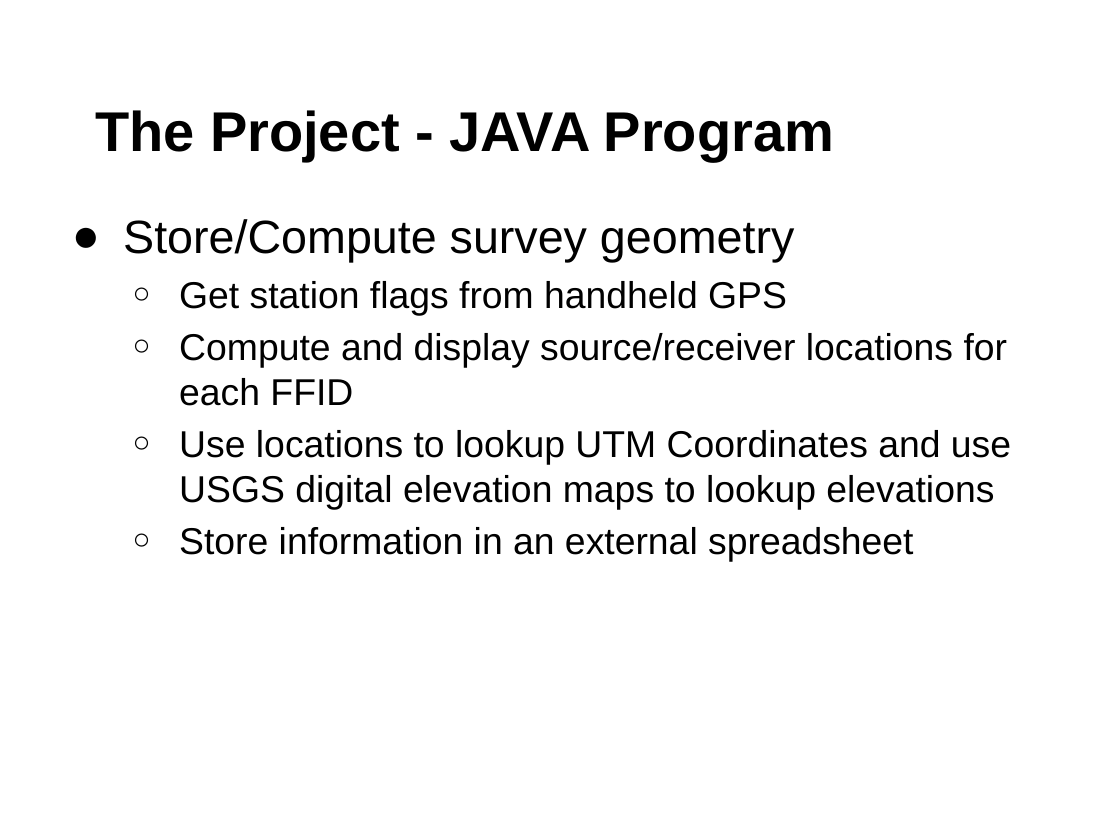
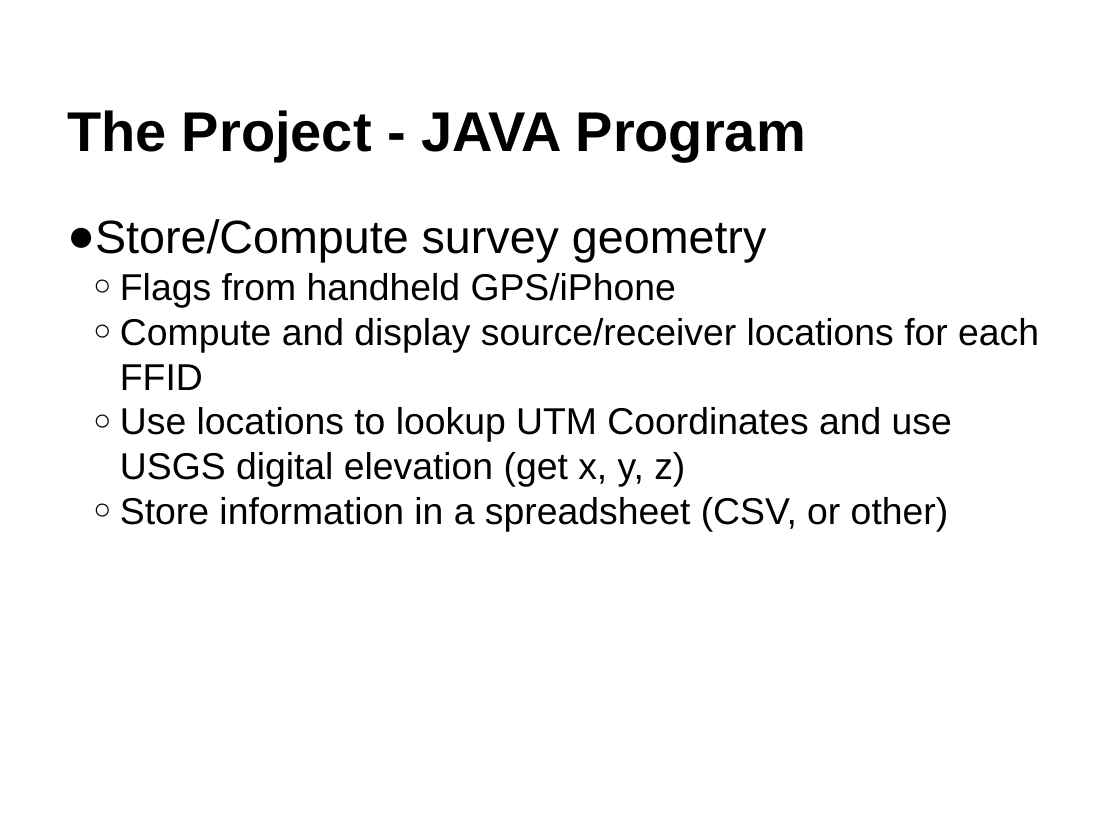
Before and after one commit to ckohnke/gp438, a slide deck: slide 3 of pres_1/Senior Design Pres 1.pptx. Drawn at 1120x840 pixels with LibreOffice and Linux fonts; fonts in the diff are those of the drawing. Boxes give left, top, right and bottom in pixels: in the first picture for what was removed or moved away, otherwise in the second. Text is boxed around its words. In the diff, an @@ line names an element or a change of style, - is before the commit and + after.

```diff
--- a/pres_1/Senior Design Pres 1.pptx
+++ b/pres_1/Senior Design Pres 1.pptx
@@ text "The Project - JAVA Program" at (x1=67, y1=110, x2=806, y2=160): indent changed @@
@@ text at (x1=67, y1=219, x2=1039, y2=390): indent changed; less space between paragraphs @@
@@ text at (x1=120, y1=273, x2=676, y2=308): text changed @@
-  ○ Get station flags from handheld GPS
+  ○ Flags from handheld GPS/iPhone
@@ text at (x1=120, y1=407, x2=952, y2=532): text changed @@
-  ○ Use locations to lookup UTM Coordinates and use USGS digital elevation maps to lookup elevations
-  ○ Store information in an external spreadsheet
+  ○ Use locations to lookup UTM Coordinates and use USGS digital elevation (get x, y, z)
+  ○ Store information in a spreadsheet (CSV, or other)
```
Also in this commit, not shown: 6 other slides changed, 1 slide added, 1 slide removed, 9 other files.
